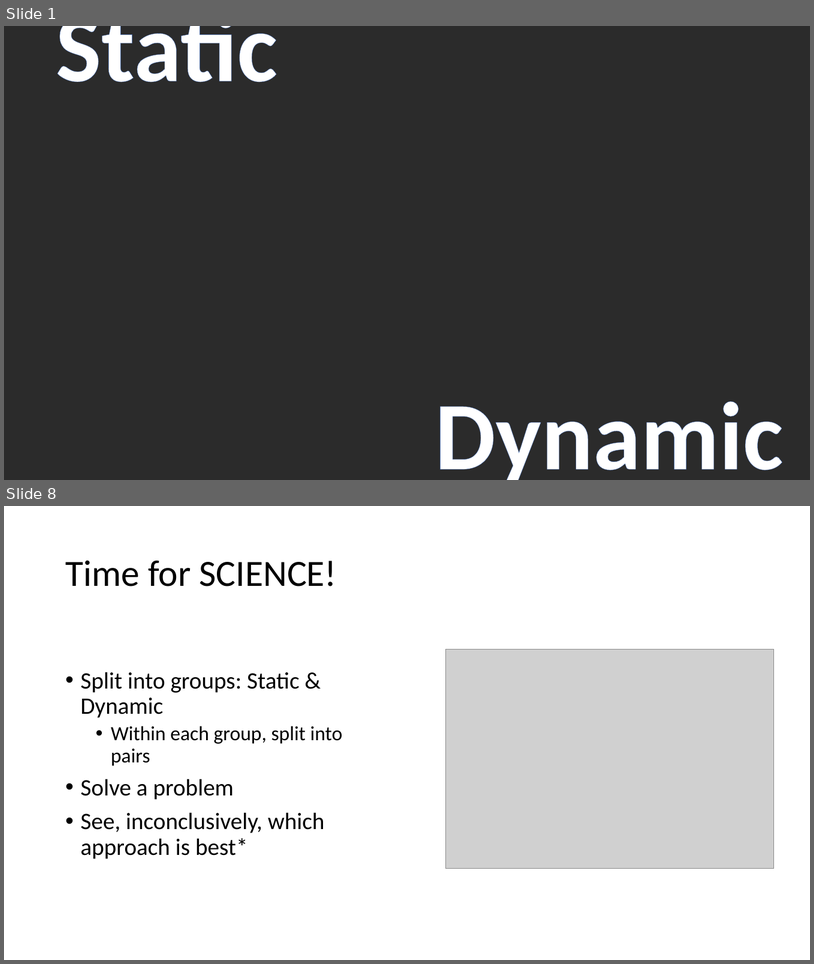
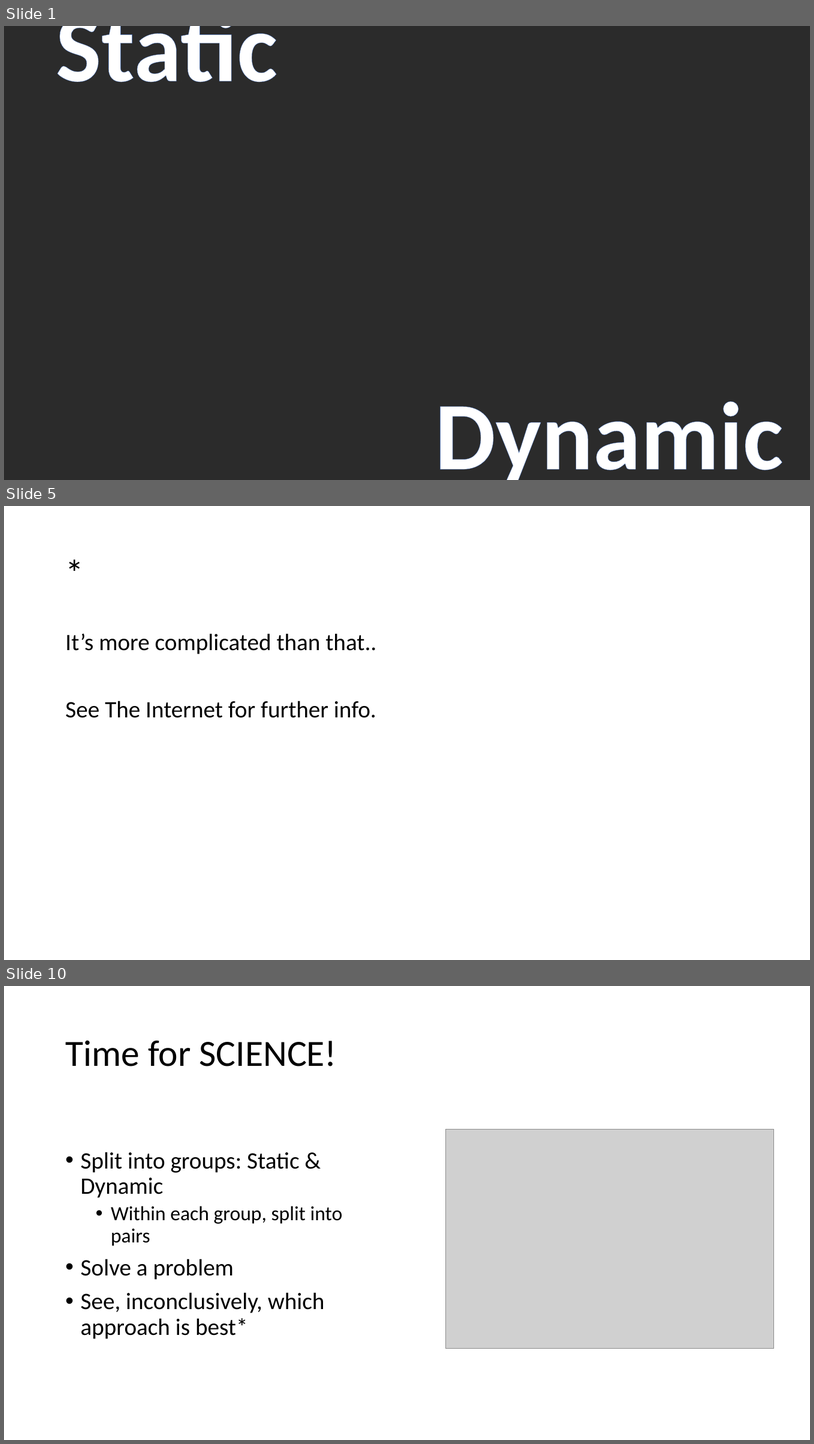
Before and after one commit to LeedsCodeDojo/StaticVsDynamic, a slide deck: StaticVsDynamic.pptx. Shown one above the other, each under a label of ours: slides 1 and 8 before the commit, slides 1, 5 and 10 after it; the slides between them are not shown. The pictures are 814x964 and 814x1444 pixels, drawn with LibreOffice and Linux fonts; fonts in the diff are those of the drawing; grey boxes stand for pictures; background and template pictures are left out; a plain dark background stands for a picture behind light text. Boxes give left, top, right and bottom in pixels: in the first picture for what was removed or moved away, otherwise in the second. Text is boxed around its words. In the diff, an @@ line names an element or a change of style, - is before the commit and + after.

```diff
--- a/StaticVsDynamic.pptx
+++ b/StaticVsDynamic.pptx
@@ slide 5 added at (4,506,810,960), background #FFFFFF @@
@@ title added at (60,530,755,618), 44 pt, text #000000 @@
+*
@@ text added at (65,633,377,718), 28 pt, text #000000 @@
+It’s more complicated than that..
+See The Internet for further info.
@@ what was slide 8 is now slide 10 @@
```
Also in this commit, not shown: 3 slides changed, 4 other slides added, 3 slides removed.
